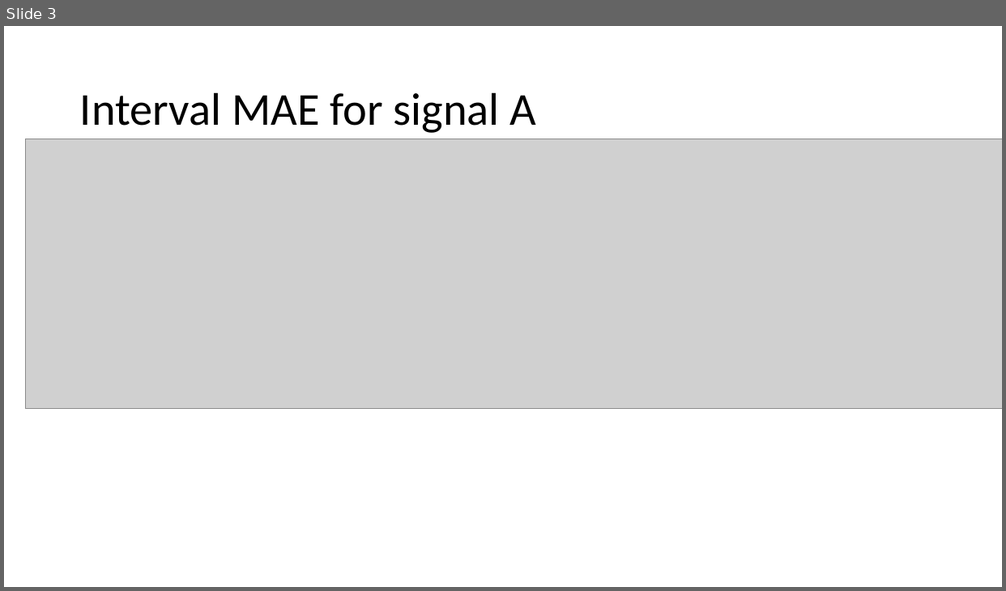
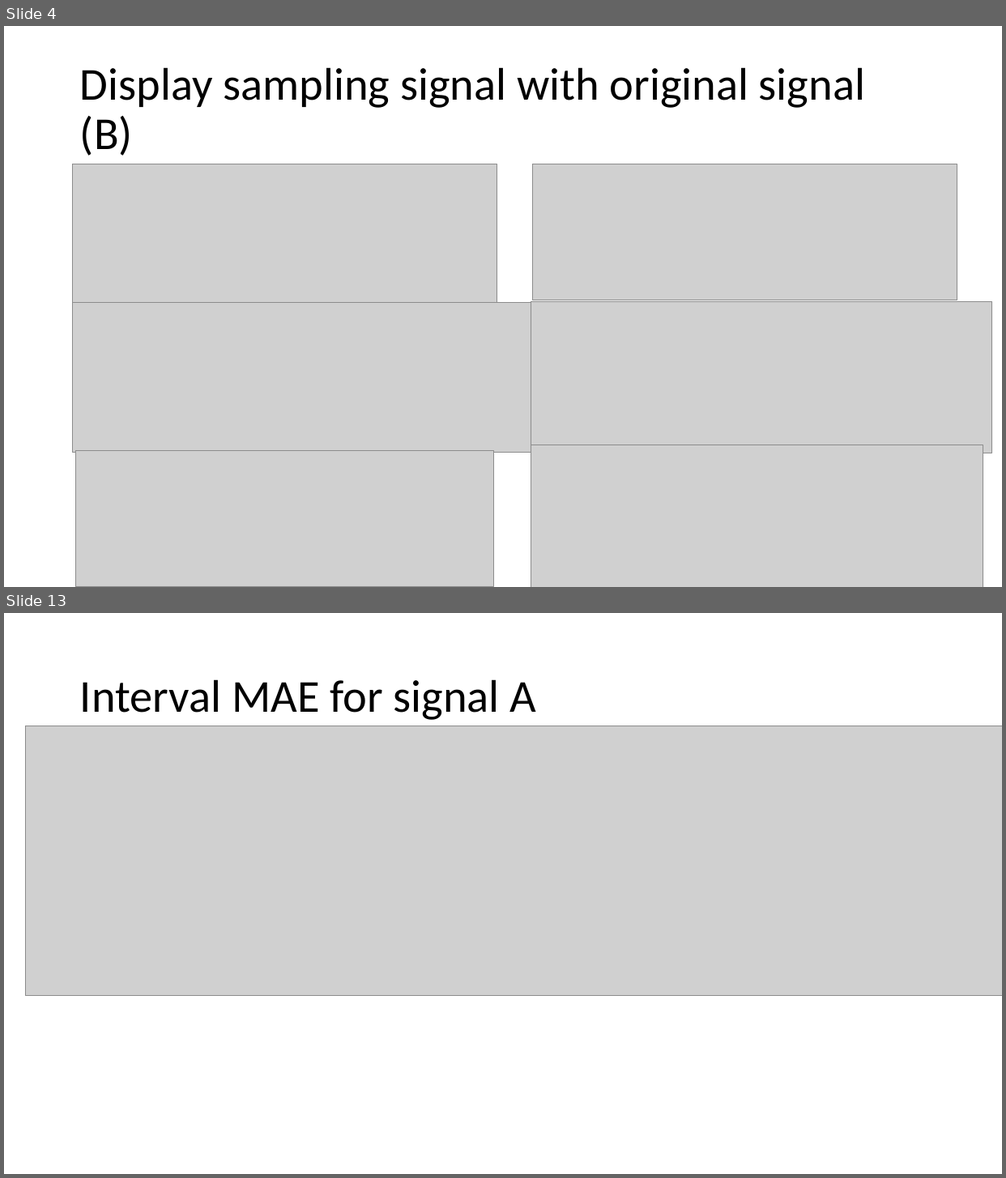
Before and after one commit to a98982323/DSP, a slide deck: Presentation1.pptx. Shown one above the other, each under a label of ours: slide 3 before the commit, slides 4 and 13 after it; the slides between them are not shown. The pictures are 1006x591 and 1006x1178 pixels, drawn with LibreOffice and Linux fonts; fonts in the diff are those of the drawing; grey boxes stand for pictures. Boxes give left, top, right and bottom in pixels: in the first picture for what was removed or moved away, otherwise in the second. Text is boxed around its words. In the diff, an @@ line names an element or a change of style, - is before the commit and + after.

```diff
--- a/Presentation1.pptx
+++ b/Presentation1.pptx
@@ slide 4 added at (x1=4, y1=26, x2=1002, y2=587), background #FFFFFF @@
@@ title added at (x1=80, y1=67, x2=865, y2=156), 44 pt, text #000000 @@
+Display sampling signal with original signal (B)
@@ picture added at (x1=73, y1=165, x2=497, y2=302) @@
@@ picture added at (x1=533, y1=165, x2=957, y2=301) @@
@@ picture added at (x1=73, y1=302, x2=532, y2=453) @@
@@ picture added at (x1=531, y1=302, x2=991, y2=454) @@
@@ picture added at (x1=75, y1=450, x2=493, y2=587) @@
@@ picture added at (x1=531, y1=446, x2=983, y2=587) @@
@@ what was slide 3 is now slide 13 @@
```
Also in this commit, not shown: 2 slides changed, 12 other slides added, 3 slides removed, 6 other files.
